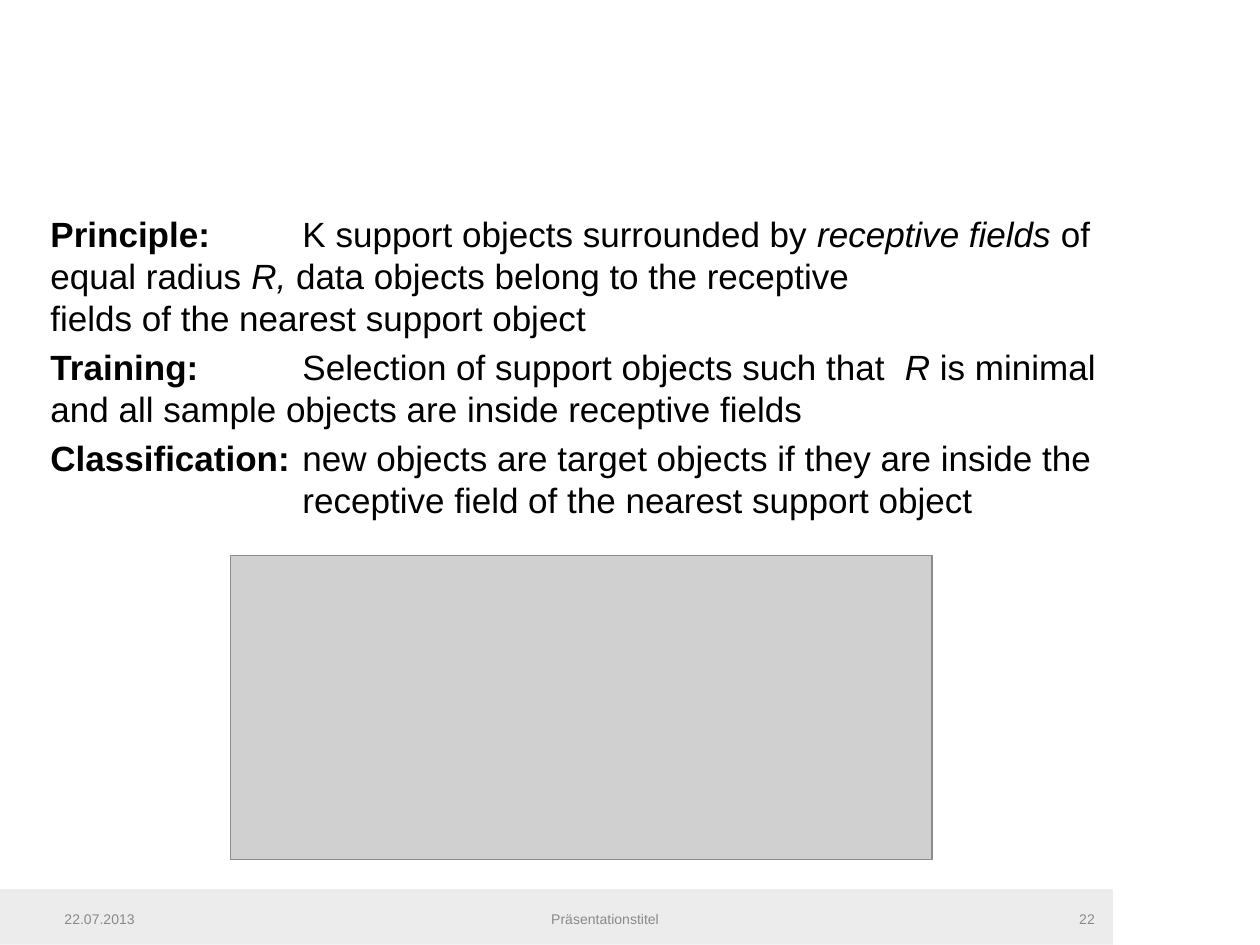
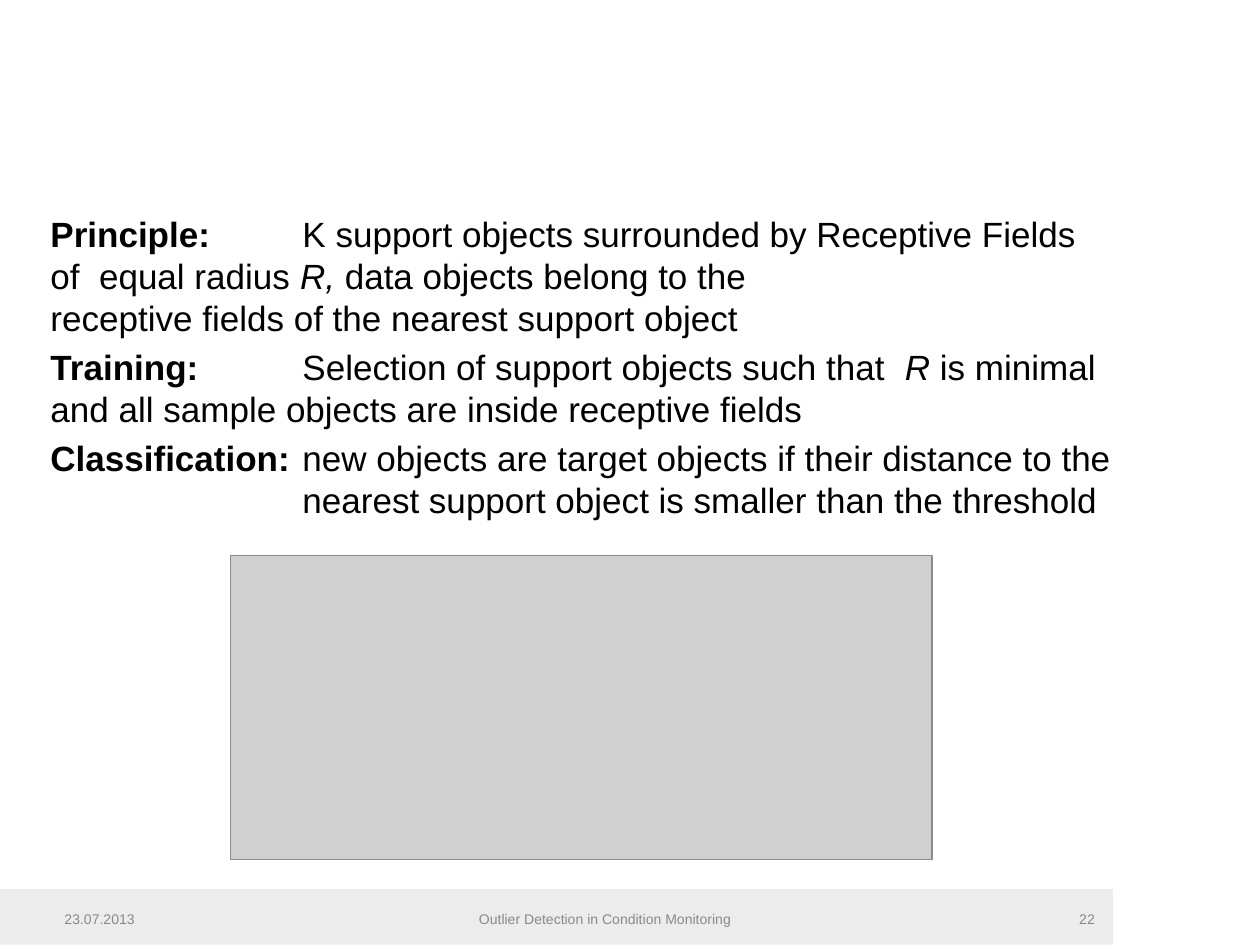
Before and after one commit to fera0013/MasterThesis, a slide deck: slide 22 of Documentation/SemiSupervisedMethodsInConditionMonitoring2.pptx. Drawn at 1260x945 pixels with LibreOffice and Linux fonts; fonts in the diff are those of the drawing; grey boxes stand for pictures; background and template pictures are left out. Boxes give left, top, right and bottom in pixels: in the first picture for what was removed or moved away, otherwise in the second. Text is boxed around its words. In the diff, an @@ line names an element or a change of style, - is before the commit and + after.

Commit message:
Outlier Detection in Condition Monitoring Presentation

```diff
--- a/Documentation/SemiSupervisedMethodsInConditionMonitoring2.pptx
+++ b/Documentation/SemiSupervisedMethodsInConditionMonitoring2.pptx
@@ text at (50, 221, 1075, 338): text changed @@
-Principle: K support objects surrounded by receptive fields of equal radius R, data objects belong to the receptive fields of the nearest support object
+Principle: K support objects surrounded by Receptive Fields of equal radius R, data objects belong to the receptive fields of the nearest support object
@@ text at (50, 445, 1111, 520): text changed @@
-Classification: new objects are target objects if they are inside the receptive field of the nearest support object
+Classification: new objects are target objects if their distance to the nearest support object is smaller than the threshold
@@ text at (64, 914, 134, 924): text changed @@
-22.07.2013
+23.07.2013
@@ text at (479, 914, 731, 927): text changed @@
-Präsentationstitel
+Outlier Detection in Condition Monitoring
```
Also in this commit, not shown: 41 other slides changed.
